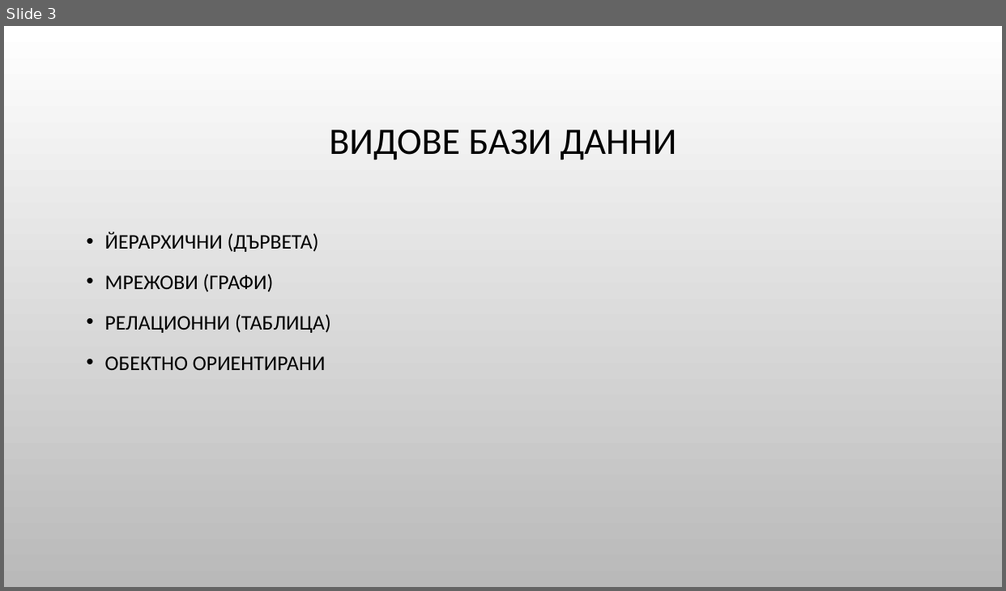
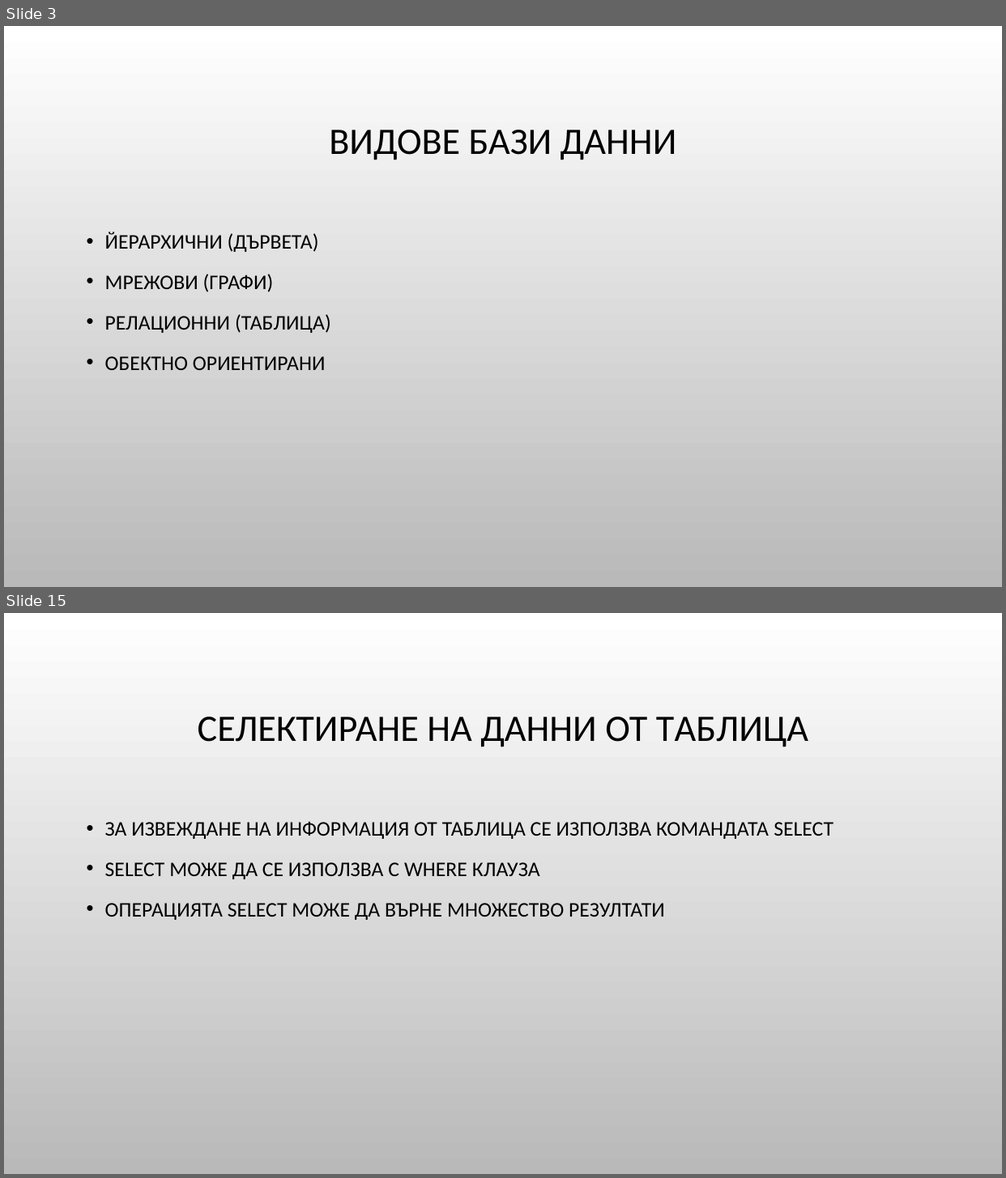
Before and after one commit to Bilyukov/php-mysql-course, a slide deck: 09.introduction-to-mysql.pptx. Shown one above the other, each under a label of ours: slide 3 before the commit, slides 3 and 15 after it; the slides between them are not shown. The pictures are 1006x591 and 1006x1178 pixels, drawn with LibreOffice and Linux fonts; fonts in the diff are those of the drawing; background and template pictures are left out. Boxes give left, top, right and bottom in pixels: in the first picture for what was removed or moved away, otherwise in the second. Text is boxed around its words. In the diff, an @@ line names an element or a change of style, - is before the commit and + after.

```diff
--- a/09.introduction-to-mysql.pptx
+++ b/09.introduction-to-mysql.pptx
@@ slide 15 added at (x1=4, y1=613, x2=1002, y2=1174), background picture (left out) @@
@@ title added at (x1=198, y1=717, x2=808, y2=747), 36 pt, text #000000 @@
+СЕЛЕКТИРАНЕ НА ДАННИ ОТ ТAБЛИЦА
@@ text added at (x1=105, y1=821, x2=833, y2=920), 20 pt, text #000000 @@
+• ЗА ИЗВЕЖДАНЕ НА ИНФОРМАЦИЯ ОТ ТАБЛИЦА СЕ ИЗПОЛЗВА КОМАНДАТА SELECT
+• SELECT МОЖЕ ДА СЕ ИЗПОЛЗВА С WHERE КЛАУЗА
+• ОПЕРАЦИЯТА SELECT МОЖЕ ДА ВЪРНЕ МНОЖЕСТВО РЕЗУЛТАТИ
```
Also in this commit, not shown: 19 other slides added, 9 other files.
